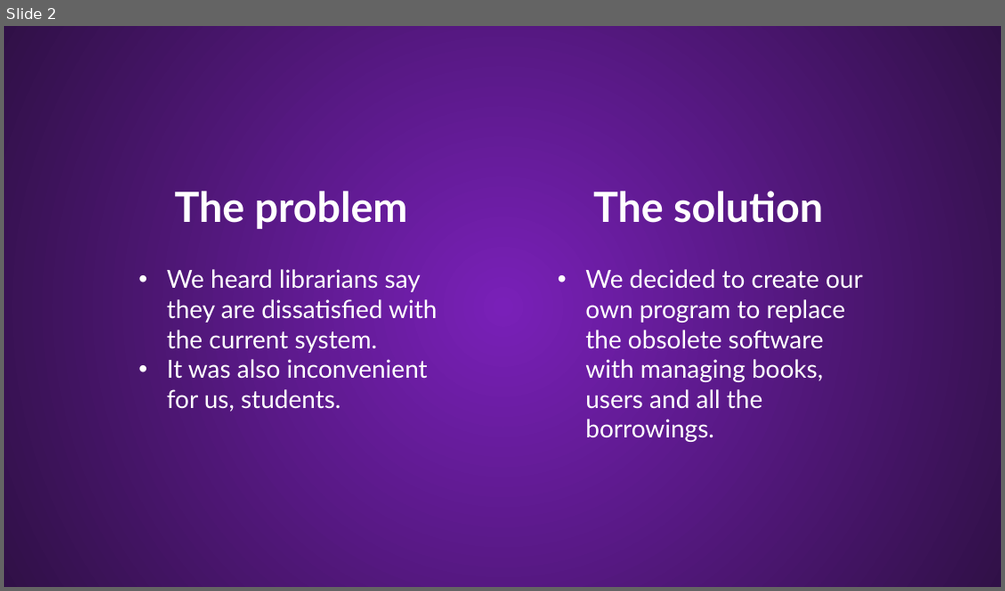
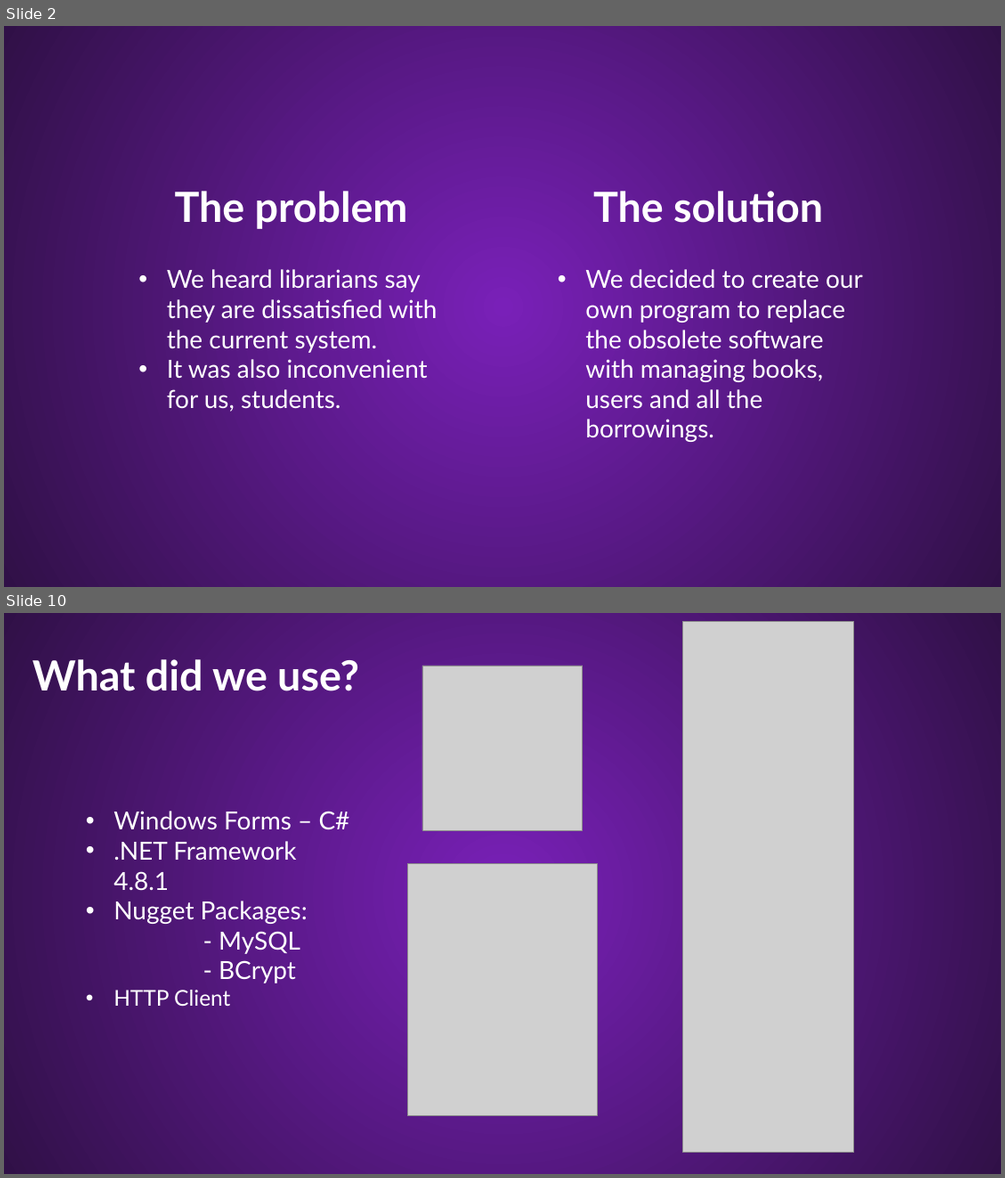
Before and after one commit to Palacsinta002/LMS, a slide deck: Presentation/LMS Presentation.pptx. Shown one above the other, each under a label of ours: slide 2 before the commit, slides 2 and 10 after it; the slides between them are not shown. The pictures are 1005x591 and 1005x1178 pixels, drawn with LibreOffice and Linux fonts; fonts in the diff are those of the drawing; grey boxes stand for pictures; background and template pictures are left out. Boxes give left, top, right and bottom in pixels: in the first picture for what was removed or moved away, otherwise in the second. Text is boxed around its words. In the diff, an @@ line names an element or a change of style, - is before the commit and + after.

```diff
--- a/Presentation/LMS Presentation.pptx
+++ b/Presentation/LMS Presentation.pptx
@@ slide 10 added at [4, 613, 1001, 1174], background #54167F; not listed: 1 template element that a slide beside it also shows @@
@@ picture added at [683, 622, 854, 1153] @@
@@ text added at [32, 659, 359, 691], 40 pt, text #FFFFFF, bold @@
+What did we use?
@@ picture added at [423, 666, 582, 830] @@
@@ text added at [113, 811, 350, 1005], 24 pt, text #FFFFFF @@
+• Windows Forms – C#
+• .NET Framework 4.8.1
+• Nugget Packages:
+  - MySQL
+  - BCrypt
+• HTTP Client
@@ picture added at [408, 863, 597, 1116] @@
```
Also in this commit, not shown: 1 slide changed, 9 other slides added, 1 slide removed, 1 other file.
